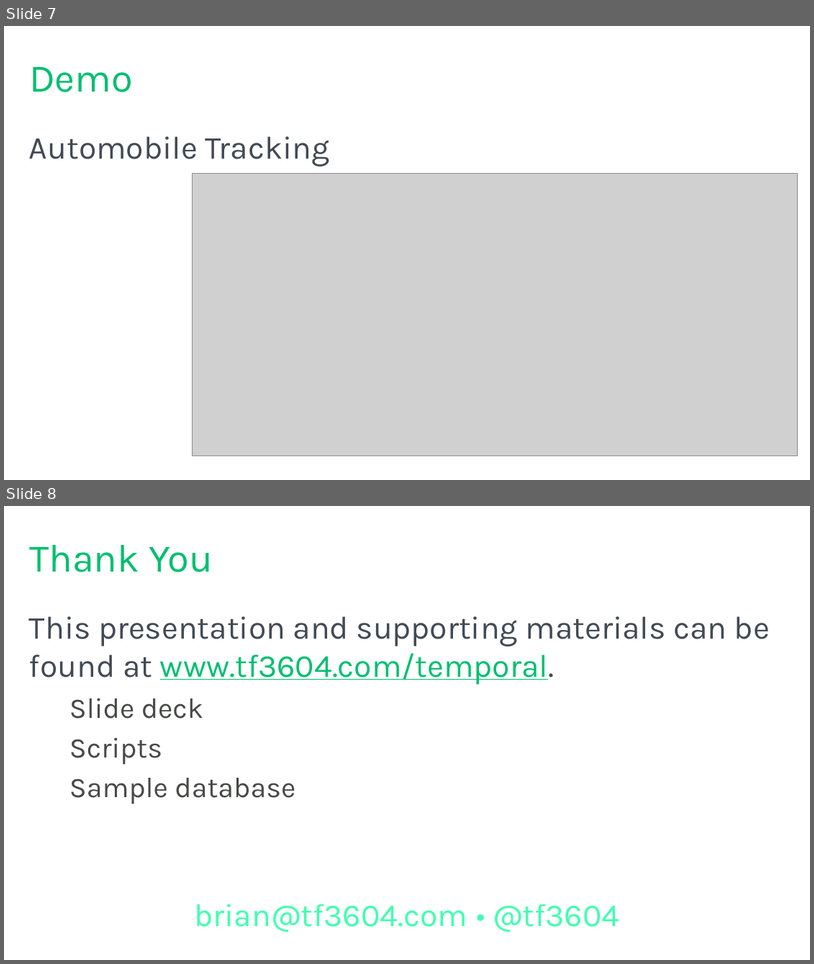
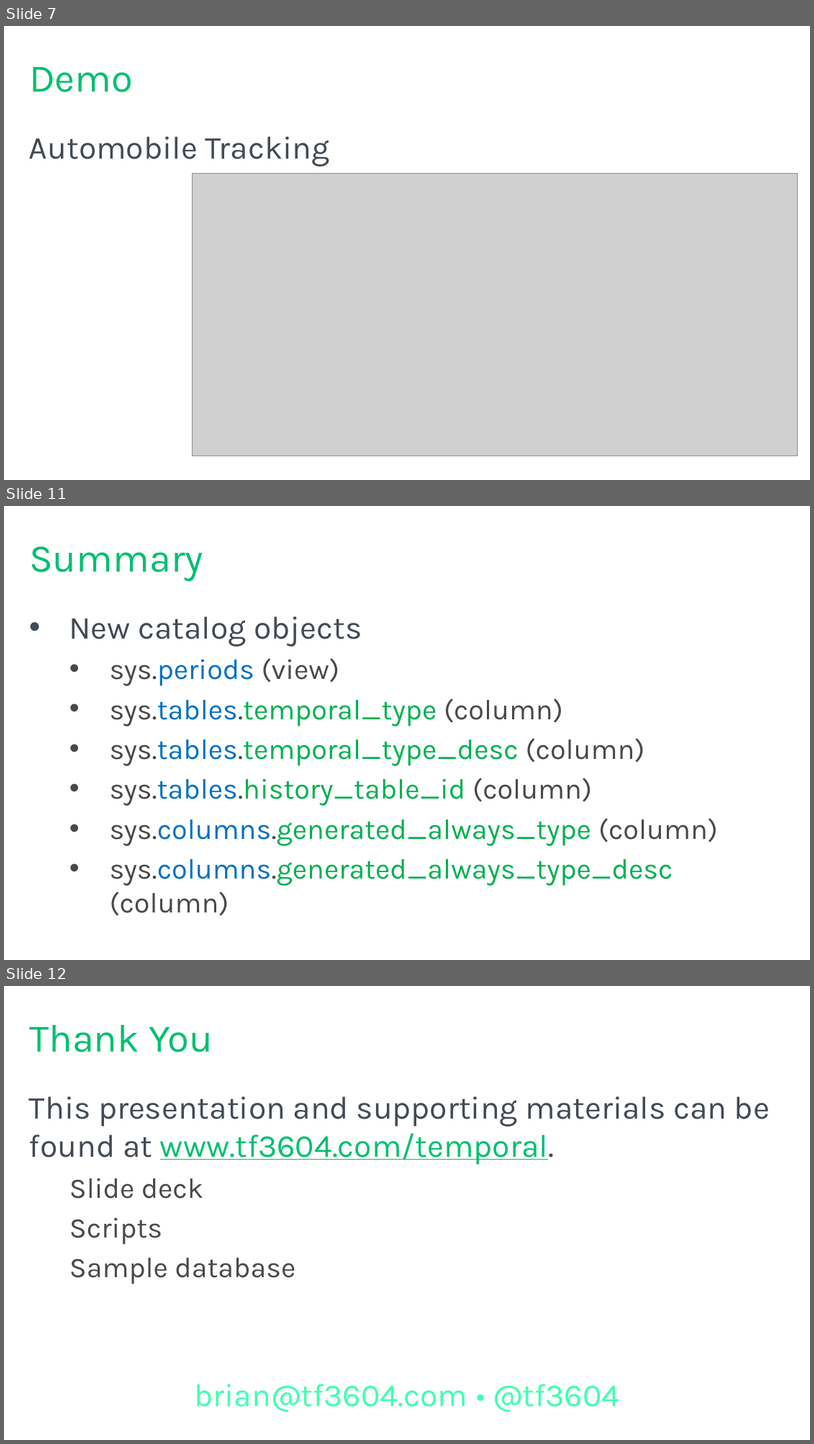
Before and after one commit to tf3604/RememberWhenTemporal, a slide deck: Temporal.pptx. Shown one above the other, each under a label of ours: slides 7 and 8 before the commit, slides 7, 11 and 12 after it; the slides between them are not shown. The pictures are 814x964 and 814x1444 pixels, drawn with LibreOffice and Linux fonts; fonts in the diff are those of the drawing; grey boxes stand for pictures; background and template pictures are left out. Boxes give left, top, right and bottom in pixels: in the first picture for what was removed or moved away, otherwise in the second. Text is boxed around its words. In the diff, an @@ line names an element or a change of style, - is before the commit and + after.

Commit message:
Add summary slides for reference purposes.

```diff
--- a/Temporal.pptx
+++ b/Temporal.pptx
@@ slide 11 added at (x1=4, y1=506, x2=810, y2=960), background #FFFFFF @@
@@ title added at (x1=29, y1=546, x2=203, y2=582), 44 pt, text #00BF6F @@
+Summary
@@ text added at (x1=70, y1=616, x2=718, y2=916), 32 pt, text #00B050 @@
+• New catalog objects
+  • sys.periods (view)
+  • sys.tables.temporal_type (column)
+  • sys.tables.temporal_type_desc (column)
+  • sys.tables.history_table_id (column)
+  • sys.columns.generated_always_type (column)
+  • sys.columns.generated_always_type_desc (column)
@@ what was slide 8 is now slide 12 @@
```
Also in this commit, not shown: 3 other slides added, 1 other file.
